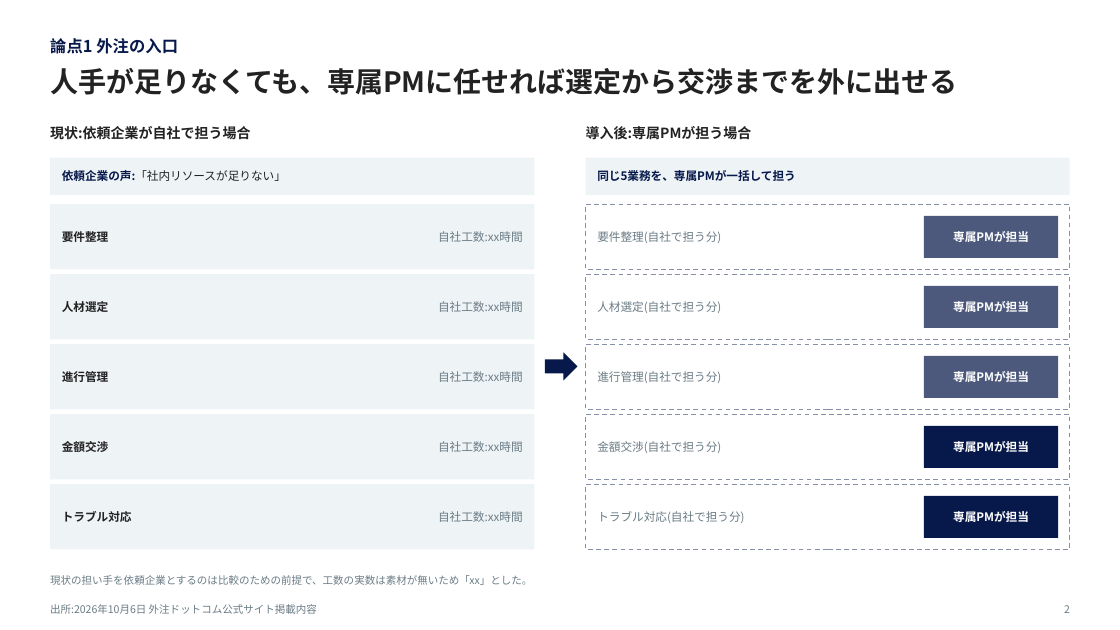
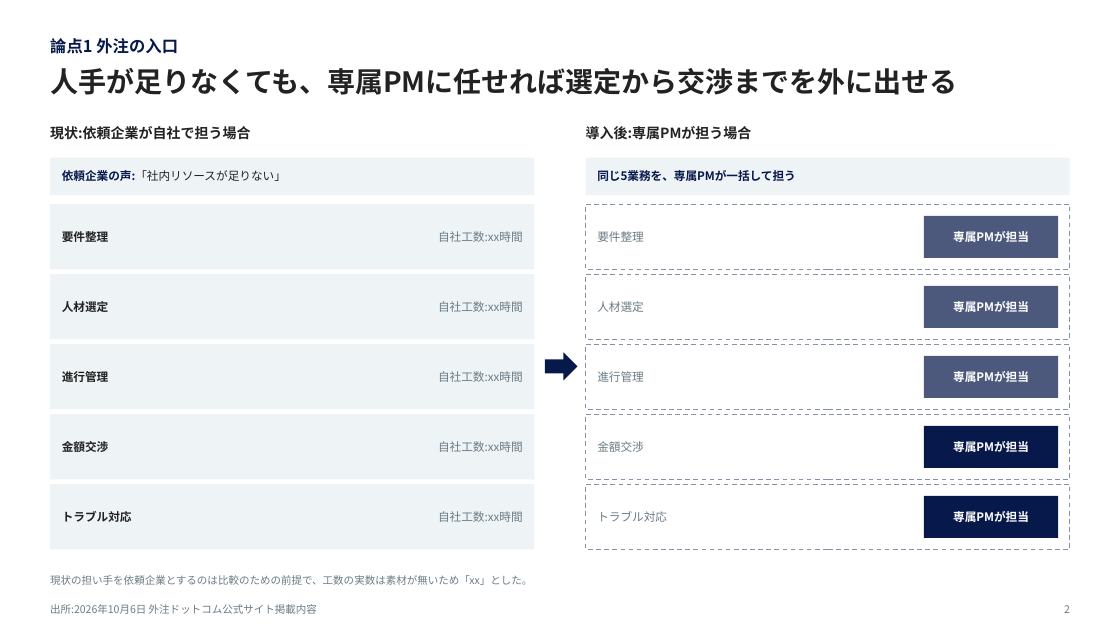
Before and after one commit to Tokyokikaku/freelancers-cloud, a slide deck: slide 2 of slides/gaichu-com-proposal.pptx. Drawn at 1120x630 pixels with LibreOffice and Linux fonts; fonts in the diff are those of the drawing. Boxes give left, top, right and bottom in pixels: in the first picture for what was removed or moved away, otherwise in the second. Text is boxed around its words. In the diff, an @@ line names an element or a change of style, - is before the commit and + after.

```diff
--- a/slides/gaichu-com-proposal.pptx
+++ b/slides/gaichu-com-proposal.pptx
@@ text at (597,231,644,242): text changed @@
-要件整理(自社で担う分)
+要件整理
@@ text at (597,301,644,312): text changed @@
-人材選定(自社で担う分)
+人材選定
@@ text at (597,371,644,382): text changed @@
-進行管理(自社で担う分)
+進行管理
@@ text at (597,441,644,452): text changed @@
-金額交渉(自社で担う分)
+金額交渉
@@ text at (597,511,667,522): text changed @@
-トラブル対応(自社で担う分)
+トラブル対応
```
Also in this commit, not shown: 3 other slides changed, 26 other files.
